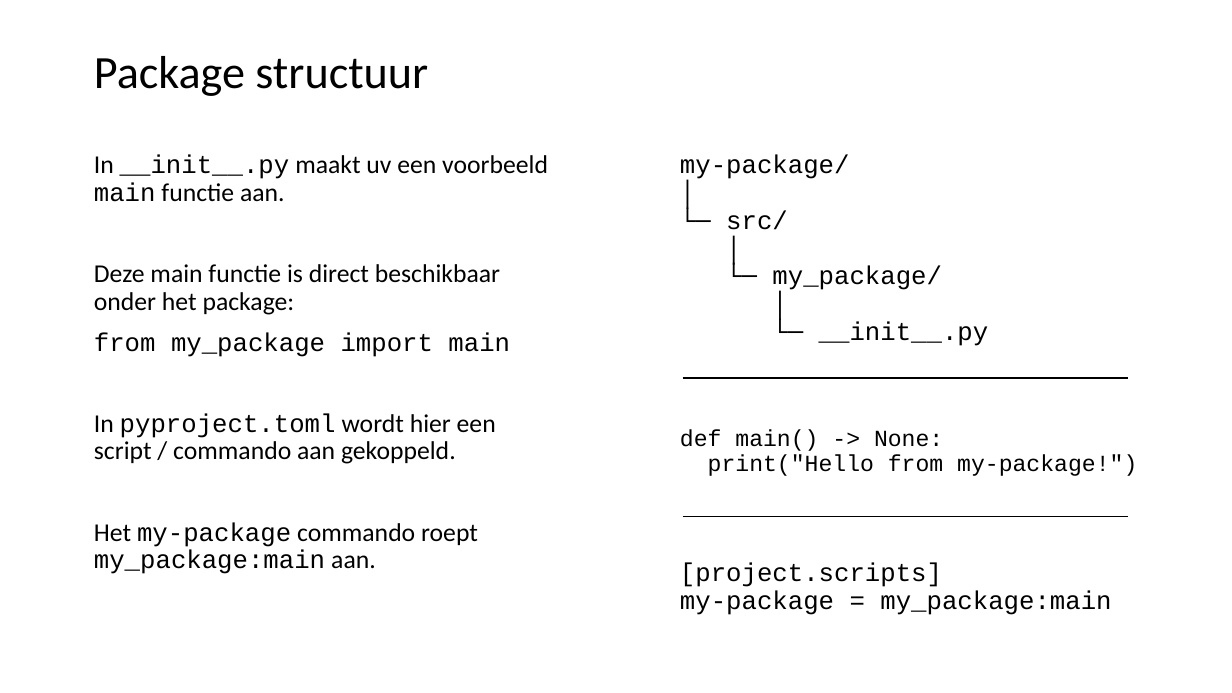
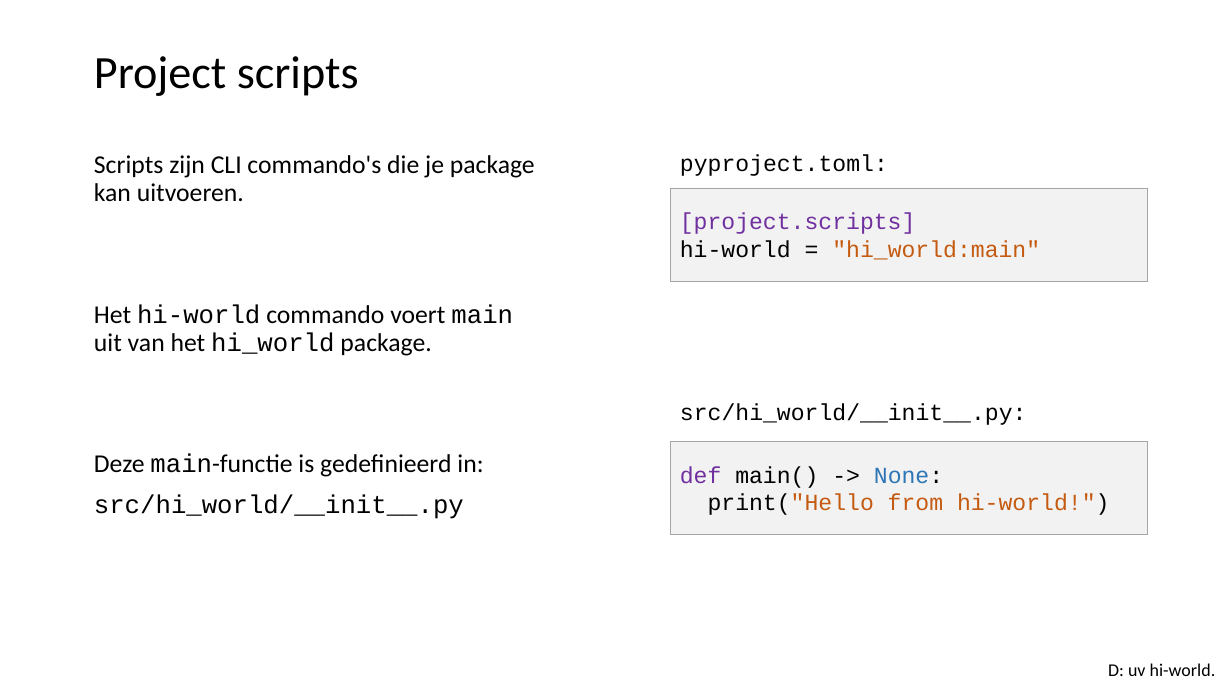
Before and after one commit to LFKoning/knowledge-sharing, a slide deck: slide 42 of python_course_4p/1_venv_package/1_venv_package.pptx (slide 35 before the commit). Drawn at 1232x693 pixels with LibreOffice and Linux fonts; fonts in the diff are those of the drawing. Boxes give left, top, right and bottom in pixels: in the first picture for what was removed or moved away, otherwise in the second. Text is boxed around its words. In the diff, an @@ line names an element or a change of style, - is before the commit and + after.

```diff
--- a/python_course_4p/1_venv_package/1_venv_package.pptx
+++ b/python_course_4p/1_venv_package/1_venv_package.pptx
@@ title at <box>94,56,359,96</box>: text changed @@
-Package structuur
+Project scripts
@@ text at <box>94,155,535,519</box>: text changed @@
-In __init__.py maakt uv een voorbeeld main functie aan.
-Deze main functie is direct beschikbaar onder het package:
-from my_package import main
-In pyproject.toml wordt hier een script / commando aan gekoppeld.
-Het my-package commando roept my_package:main aan.
+Scripts zijn CLI commando's die je package kan uitvoeren.
+Het hi-world commando voert main uit van het hi_world package.
+Deze main-functie is gedefinieerd in:
+src/hi_world/__init__.py
@@ text at <box>680,155,1027,425</box>: text changed; size 20 to 18 pt @@
-my-package/
-│
-└─ src/
-│
-└─ my_package/
-│
-└─ __init__.py
-def main() -> None:
-print("Hello from my-package!")
-[project.scripts]
-my-package = my_package:main
+pyproject.toml:
+src/hi_world/__init__.py:
@@ rectangle added at <box>671,188,1148,281</box>, fill #F2F2F2, outline #A5A5A5 0.5 pt, 18 pt, text #7030A0 @@
+[project.scripts]
+hi-world = "hi_world:main"
@@ line removed from (683, 378) to (1128, 378) @@
@@ rectangle added at <box>671,442,1148,535</box>, fill #F2F2F2, outline #A5A5A5 0.5 pt, 18 pt, text #C55A11 @@
+def main() -> None:
+print("Hello from hi-world!")
@@ line removed from (683, 517) to (1128, 517) @@
@@ text added at <box>1108,663,1216,676</box>, 14 pt, text #000000 @@
+D: uv hi-world.
```
Also in this commit, not shown: 38 other slides changed, 7 slides added, 3 slides removed, 5 other files.
